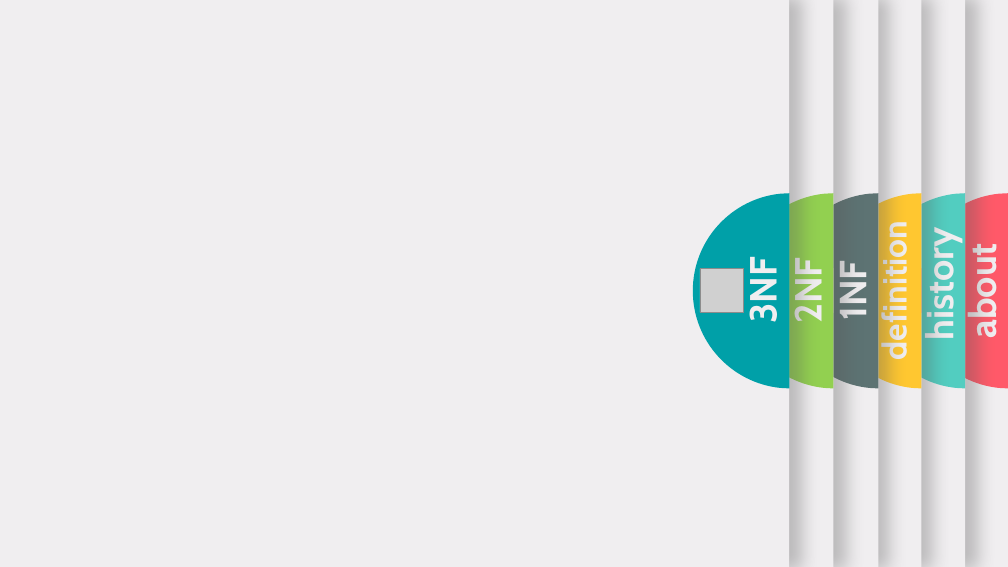
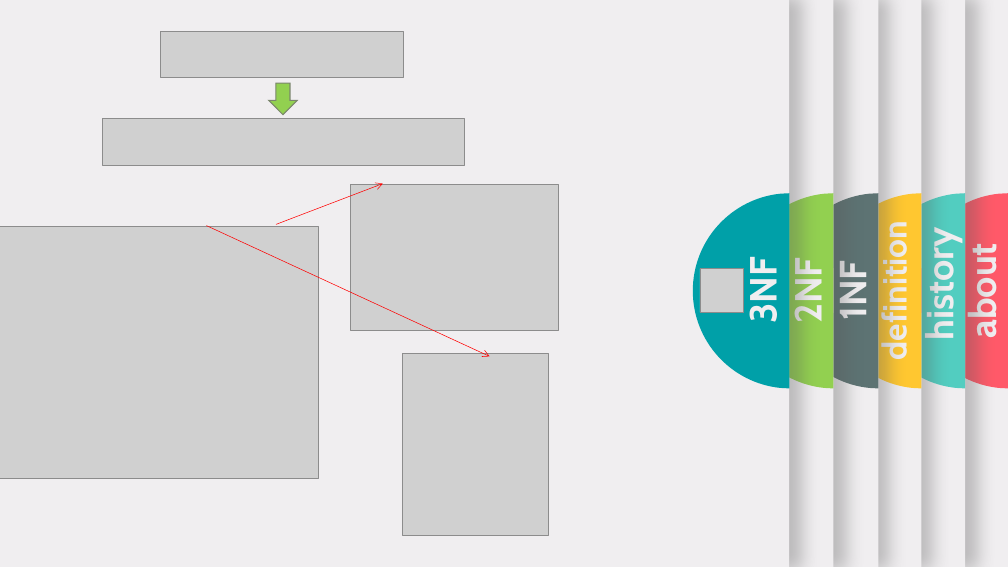
Before and after one commit to neamoth/DatabasePresentation, a slide deck: slide 8 of UltimateSleeping.pptx. Drawn at 1008x567 pixels with LibreOffice and Linux fonts; fonts in the diff are those of the drawing; grey boxes stand for pictures. Boxes give left, top, right and bottom in pixels: in the first picture for what was removed or moved away, otherwise in the second. Text is boxed around its words. In the diff, an @@ line names an element or a change of style, - is before the commit and + after.

```diff
--- a/UltimateSleeping.pptx
+++ b/UltimateSleeping.pptx
@@ picture added at <box>161,31,404,77</box> @@
@@ down arrow added at <box>268,83,297,115</box>, fill #92D050, outline #7A866C 1 pt @@
@@ picture added at <box>102,119,464,166</box> @@
@@ arrow added from (276, 225) to (383, 184), #FF0000 0.5 pt @@
@@ picture added at <box>350,185,559,330</box> @@
@@ picture added at <box>0,226,319,479</box> @@
@@ arrow added from (206, 225) to (490, 356), #FF0000 0.5 pt @@
@@ picture added at <box>402,353,548,535</box> @@
```
Also in this commit, not shown: 6 other slides changed, 10 other files.
